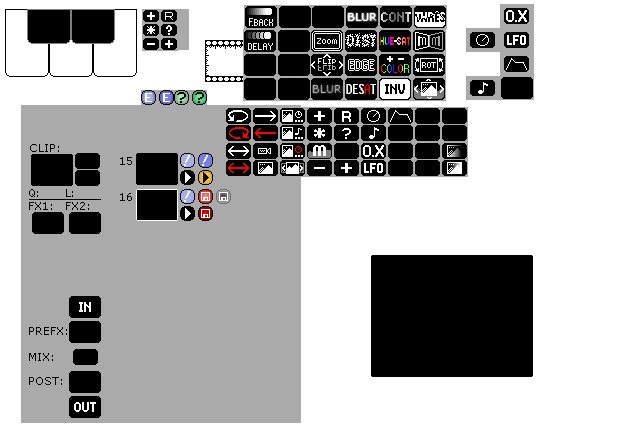
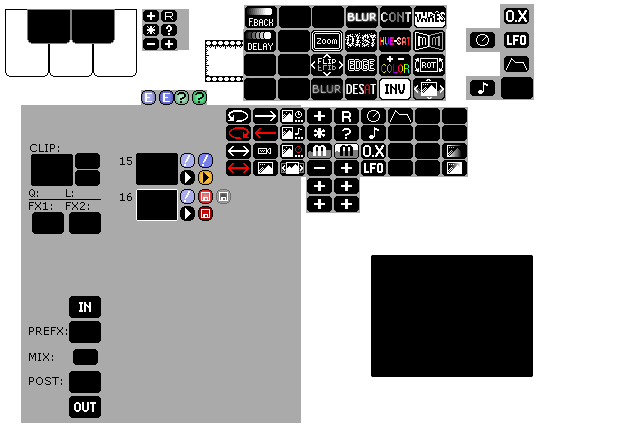
Layered file, before and after one edit (626 × 444). Changes by layer:
painted on "New Layer#4" over [306,144,360,213]
